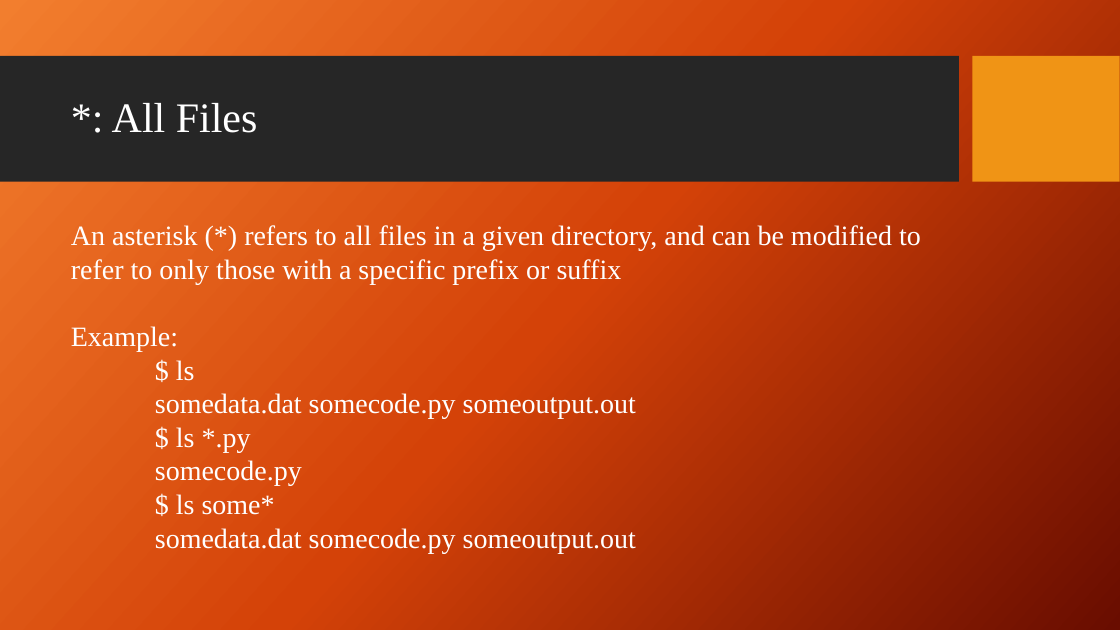
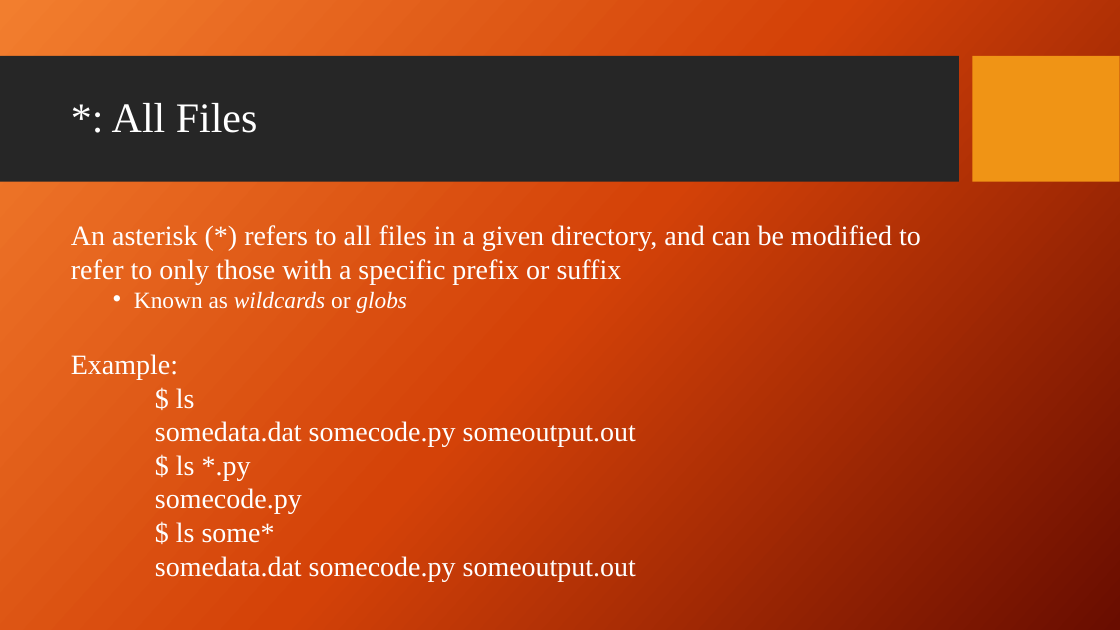
Before and after one commit to giganano/PythonBootcamp, a slide deck: slide 14 of slides/terminal.pptx. Drawn at 1120x630 pixels with LibreOffice and Linux fonts; fonts in the diff are those of the drawing; background and template pictures are left out. Boxes give left, top, right and bottom in pixels: in the first picture for what was removed or moved away, otherwise in the second. Text is boxed around its words. In the diff, an @@ line names an element or a change of style, - is before the commit and + after.

```diff
--- a/slides/terminal.pptx
+++ b/slides/terminal.pptx
@@ text at [134, 291, 407, 313]: paragraph added @@
+  • Known as wildcards or globs
```
Also in this commit, not shown: 1 other file.
